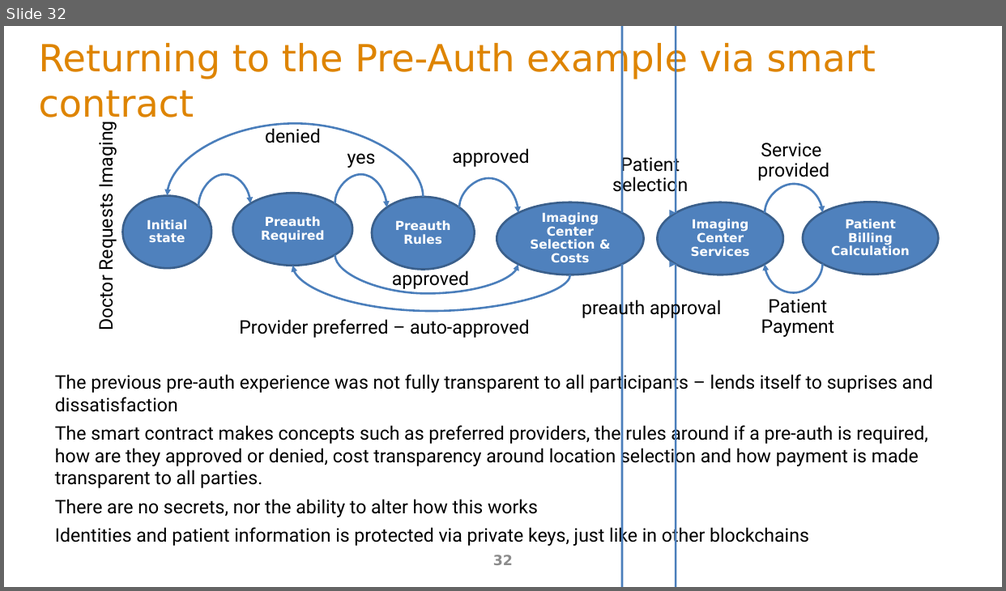
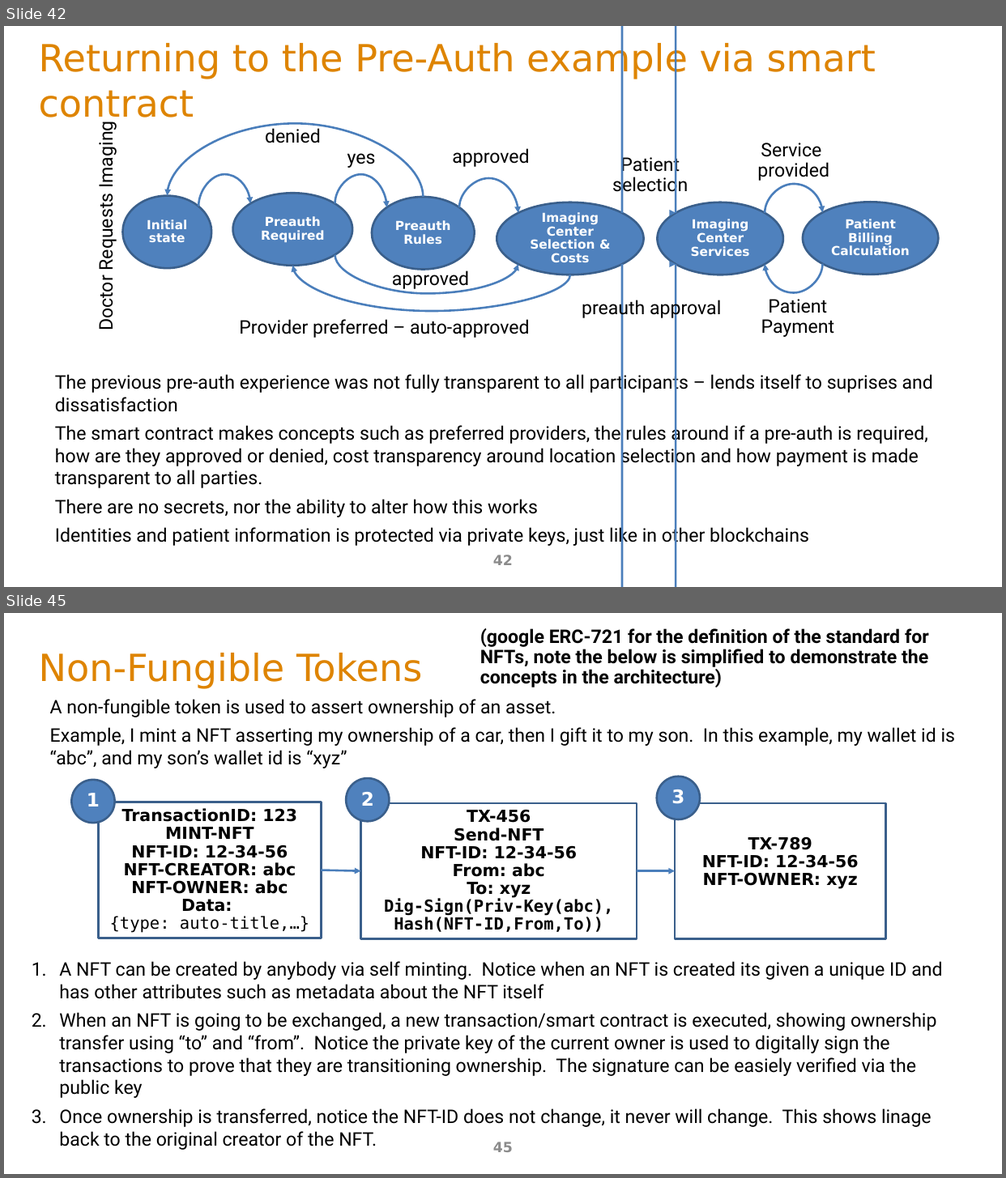
Before and after one commit to ArchitectingSoftware/SE577-SoftwareArchitecture, a slide deck: lectures/m5WebAndApiArchitecture.pptx. Shown one above the other, each under a label of ours: slide 32 before the commit, slides 42 and 45 after it; the slides between them are not shown. The pictures are 1006x591 and 1006x1178 pixels, drawn with LibreOffice and Linux fonts; fonts in the diff are those of the drawing. Boxes give left, top, right and bottom in pixels: in the first picture for what was removed or moved away, otherwise in the second. Text is boxed around its words. In the diff, an @@ line names an element or a change of style, - is before the commit and + after.

Commit message:
web architecture update

```diff
--- a/lectures/m5WebAndApiArchitecture.pptx
+++ b/lectures/m5WebAndApiArchitecture.pptx
@@ slide 45 added at (x1=4, y1=613, x2=1002, y2=1174), background #FFFFFF @@
@@ text added at (x1=480, y1=628, x2=929, y2=688), 18 pt, text #000000, bold @@
+(google ERC-721 for the definition of the standard for
+NFTs, note the below is simplified to demonstrate the
+concepts in the architecture)
@@ title added at (x1=39, y1=653, x2=422, y2=689), 36 pt, text #DE8400 @@
+Non-Fungible Tokens
@@ text added at (x1=50, y1=699, x2=956, y2=769), 18 pt, text #000000 @@
+A non-fungible token is used to assert ownership of an asset.
+Example, I mint a NFT asserting my ownership of a car, then I gift it to my son. In this example, my wallet id is “abc”, and my son’s wallet id is “xyz”
@@ ellipse added at (x1=71, y1=780, x2=115, y2=824), fill #4F81BD, outline #3A5F8C 2 pt, 18 pt, text #FFFFFF, bold @@
+1
@@ ellipse added at (x1=346, y1=778, x2=390, y2=822), fill #4F81BD, outline #3A5F8C 2 pt, 18 pt, text #FFFFFF, bold @@
+2
@@ ellipse added at (x1=657, y1=776, x2=701, y2=820), fill #4F81BD, outline #3A5F8C 2 pt, 18 pt, text #FFFFFF, bold @@
+3
@@ rectangle added at (x1=98, y1=803, x2=322, y2=939), outline #3A5F8C 2 pt, 16 pt, text #000000, bold @@
+TransactionID: 123 MINT-NFT
+NFT-ID: 12-34-56
+NFT-CREATOR: abc
+NFT-OWNER: abc
+Data:
+{type: auto-title,…}
@@ rectangle added at (x1=361, y1=803, x2=637, y2=939), outline #3A5F8C 2 pt, 16 pt, text #000000, bold @@
+TX-456
+Send-NFT
+NFT-ID: 12-34-56
+From: abc
+To: xyz
+Dig-Sign(Priv-Key(abc),
+Hash(NFT-ID,From,To))
@@ rectangle added at (x1=675, y1=803, x2=886, y2=939), outline #3A5F8C 2 pt, 16 pt, text #000000, bold @@
+TX-789
+NFT-ID: 12-34-56
+NFT-OWNER: xyz
@@ arrow added from (322, 871) to (361, 871), #4B7EBC 2 pt @@
@@ arrow added from (637, 871) to (675, 871), #4B7EBC 2 pt @@
@@ text added at (x1=59, y1=961, x2=942, y2=1150), 18 pt, text #000000 @@
+1. A NFT can be created by anybody via self minting. Notice when an NFT is created its given a unique ID and has other attributes such as metadata about the NFT itself
+2. When an NFT is going to be exchanged, a new transaction/smart contract is executed, showing ownership transfer using “to” and “from”. Notice the private key of the current owner is used to digitally sign the transactions to prove that they are transitioning ownership. The signature can be easiely verified via the public key
+3. Once ownership is transferred, notice the NFT-ID does not change, it never will change. This shows linage back to the original creator of the NFT.
@@ page number added at (x1=493, y1=1142, x2=513, y2=1152), 13.5 pt, text #8C8C8C @@
+45
@@ what was slide 32 is now slide 42 @@
@@ page number at (x1=493, y1=555, x2=513, y2=565): text changed @@
-32
+42
```
Also in this commit, not shown: 3 slides changed, 16 other slides added, 2 slides removed, 1 other file.
